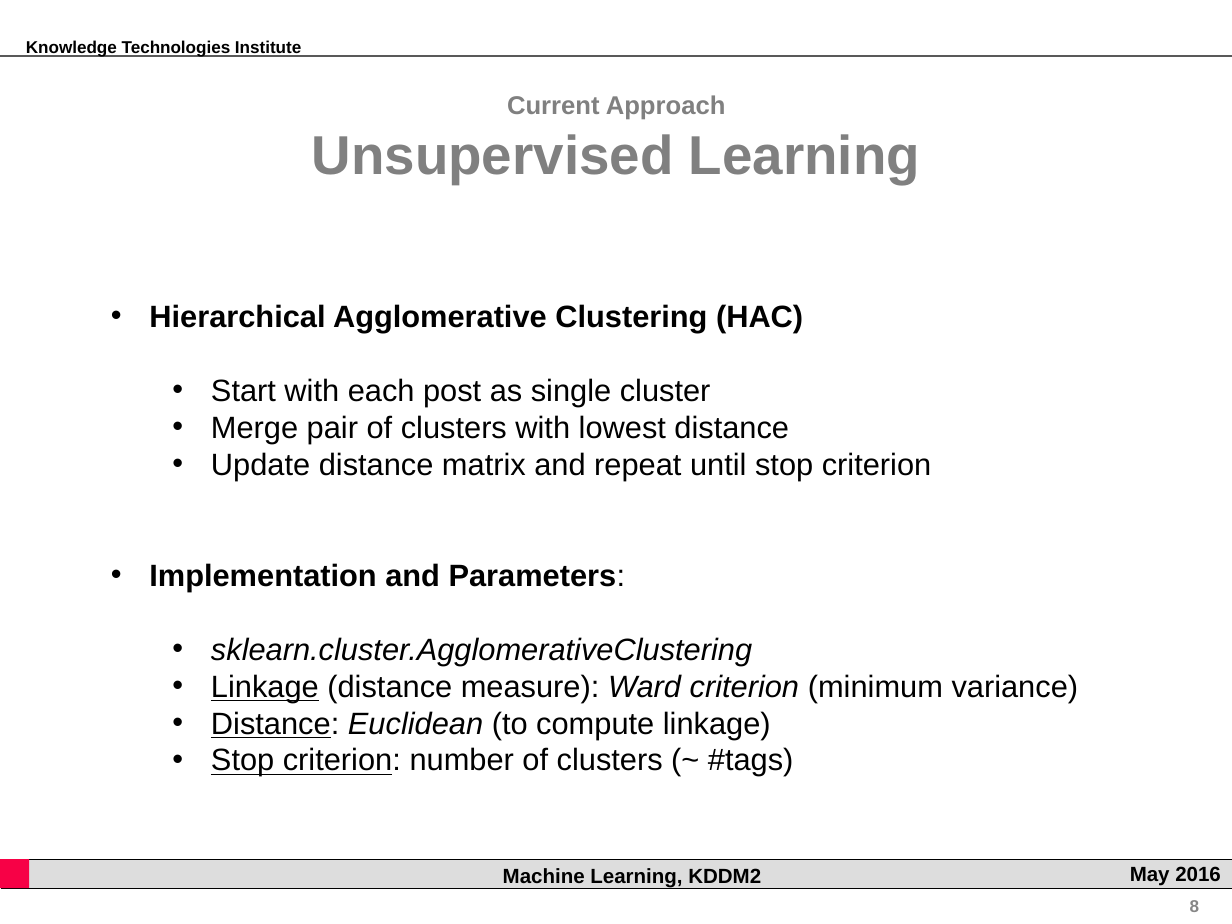
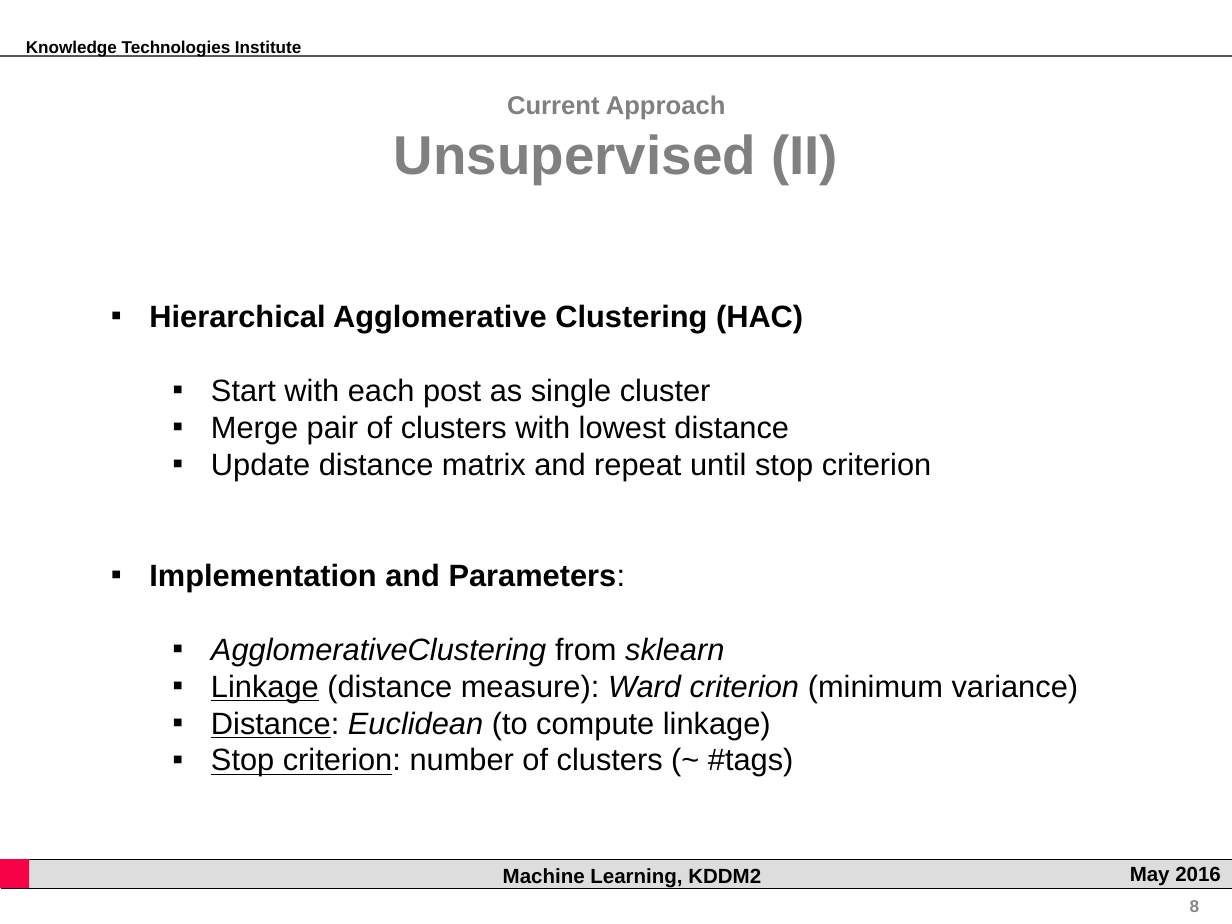
Before and after one commit to rsamer/MLSE, a slide deck: slide 8 of presentation/interim/Presentation.pptx. Drawn at 1232x924 pixels with LibreOffice and Linux fonts; fonts in the diff are those of the drawing; background and template pictures are left out. Boxes give left, top, right and bottom in pixels: in the first picture for what was removed or moved away, otherwise in the second. Text is boxed around its words. In the diff, an @@ line names an element or a change of style, - is before the commit and + after.

```diff
--- a/presentation/interim/Presentation.pptx
+++ b/presentation/interim/Presentation.pptx
@@ text at [394, 95, 838, 184]: text changed @@
-Current Approach
-Unsupervised Learning
+Current Approach
+Unsupervised (II)
@@ text at [149, 304, 1079, 776]: bullet • to ▪ @@
@@ text at [211, 637, 724, 665]: text changed @@
-  • sklearn.cluster.AgglomerativeClustering
+  ▪ AgglomerativeClustering from sklearn
```
Also in this commit, not shown: 7 other slides changed, 3 slides added, 3 slides removed.
